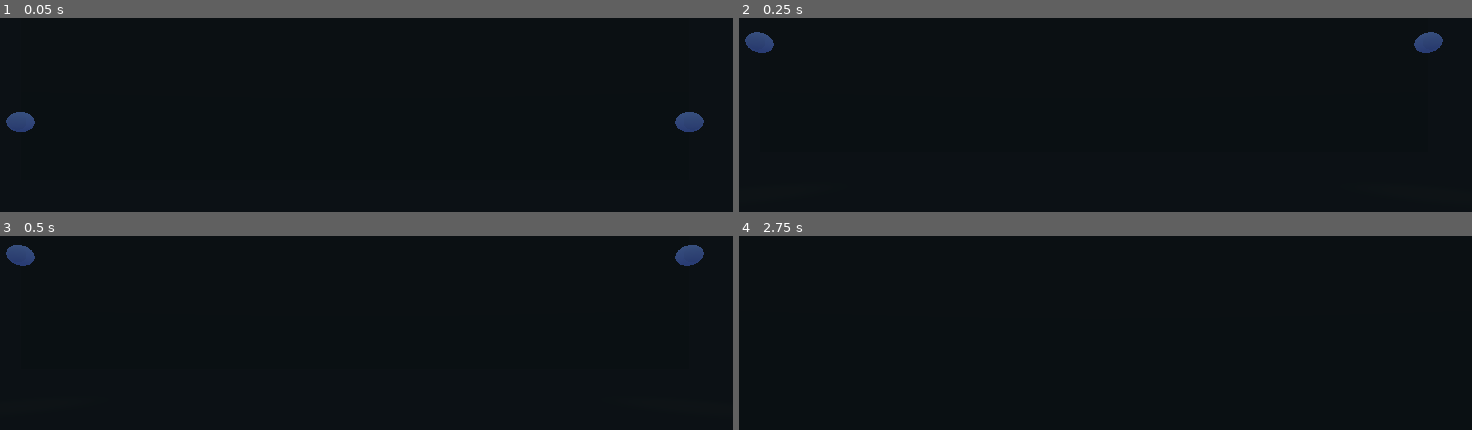
Above: before the commit, frames 1-4 (two rows, left to right).
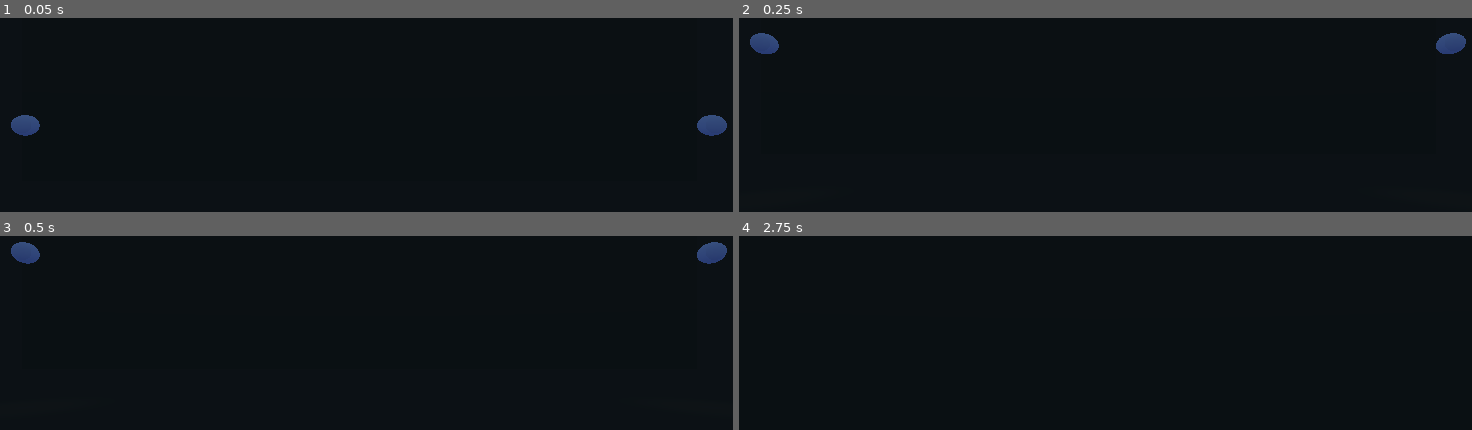
Above: after the commit, the same moments.

Repository: NickCheng0921/curveshot
Game: Godot game, scene res://Scenes/Main.tscn
Same seed, same stepped clock (60 frames per second), same inputs: the game is played once before the commit and once after it.
Inputs (mouse positions are in pixels of both pictures, inside the frame that each line leads up to):
- Up to frame 1 (0.05 s): no input
- Up to frame 2 (0.25 s): no input
- Up to frame 3 (0.5 s): no input
- Up to frame 4 (2.75 s): move the mouse to (1134, 346) at 0.52 s; hold W (move_forward) from 0.53 s (still down); click (1134, 346) at 0.6 s; tap Space (jump) at 0.77, 1.52 s; move the mouse to (1054, 350) at 1.27 s; click (1054, 350) at 1.35 s; tap Enter at 2 s; move the mouse to (1112, 340) at 2.02 s; click (1112, 340) at 2.1 s

The runs differ from the first frame. In frame 1, 0.8% of the frame differs, in the area x 0-100%, y 48-61%; in frame 2, 0.7%; in frame 3, 0.8%, in the area x 0-100%, y 3-16%; in frame 4, less than 0.1%.

Commit message:
Demo Game created
 - added in movable target
 - added in target textures
 - target has random movement
 - hit target with curve shot to ring

Diff:
--- /dev/null
+++ b/3dDemo/Materials/target.tres
@@ -0,0 +1,4 @@
+[gd_resource type="SpatialMaterial" format=2]
+
+[resource]
+albedo_color = Color( 1, 0, 0, 1 )
--- /dev/null
+++ b/3dDemo/Materials/target_hit.tres
@@ -0,0 +1,4 @@
+[gd_resource type="SpatialMaterial" format=2]
+
+[resource]
+albedo_color = Color( 0, 1, 0.0627451, 1 )
--- a/3dDemo/Scenes/Bullet.tscn
+++ b/3dDemo/Scenes/Bullet.tscn
@@ -8,7 +8,7 @@
 
 [node name="Bullet" type="KinematicBody"]
 collision_layer = 0
-collision_mask = 4
+collision_mask = 6
 script = ExtResource( 1 )
 
 [node name="CollisionShape" type="CollisionShape" parent="."]
--- a/3dDemo/Scenes/Main.tscn
+++ b/3dDemo/Scenes/Main.tscn
@@ -1,7 +1,8 @@
-[gd_scene load_steps=3 format=2]
+[gd_scene load_steps=4 format=2]
 
 [ext_resource path="res://Scenes/Player.tscn" type="PackedScene" id=1]
 [ext_resource path="res://Scenes/Temple.tscn" type="PackedScene" id=2]
+[ext_resource path="res://Scenes/Target.tscn" type="PackedScene" id=3]
 
 [node name="Main" type="Node"]
 
@@ -11,3 +12,9 @@
 [node name="Bullets" type="Node" parent="."]
 
 [node name="Temple" parent="." instance=ExtResource( 2 )]
+transform = Transform( 1, 0, 0, 0, 1, 0, 0, 0, 1, 0.396156, -0.102676, 0.25643 )
+
+[node name="Targets" type="Spatial" parent="."]
+
+[node name="main target" parent="Targets" instance=ExtResource( 3 )]
+transform = Transform( 1, 0, 0, 0, 1, 0, 0, 0, 1, 0, 11.2805, 0 )
--- /dev/null
+++ b/3dDemo/Scenes/Target.tscn
@@ -0,0 +1,25 @@
+[gd_scene load_steps=6 format=2]
+
+[ext_resource path="res://Scripts/Target.gd" type="Script" id=1]
+[ext_resource path="res://Materials/target.tres" type="Material" id=2]
+[ext_resource path="res://Sounds/taco_bong.wav" type="AudioStream" id=3]
+
+[sub_resource type="BoxShape" id=1]
+
+[sub_resource type="CubeMesh" id=2]
+
+[node name="Target" type="KinematicBody"]
+collision_layer = 2
+collision_mask = 4
+script = ExtResource( 1 )
+
+[node name="CollisionShape" type="CollisionShape" parent="."]
+shape = SubResource( 1 )
+
+[node name="MeshInstance" type="MeshInstance" parent="."]
+mesh = SubResource( 2 )
+material/0 = ExtResource( 2 )
+
+[node name="AudioStreamPlayer" type="AudioStreamPlayer" parent="."]
+stream = ExtResource( 3 )
+volume_db = -20.0
--- a/3dDemo/Scenes/Temple.tscn
+++ b/3dDemo/Scenes/Temple.tscn
@@ -26,6 +26,10 @@
 [sub_resource type="CubeMesh" id=11]
 
 [sub_resource type="CubeMesh" id=12]
+
+[sub_resource type="BoxShape" id=13]
+
+[sub_resource type="BoxShape" id=14]
 
 [node name="Temple" type="Spatial"]
 
@@ -85,7 +89,8 @@
 shape = SubResource( 10 )
 
 [node name="roof" type="StaticBody" parent="."]
-editor/display_folded = true
+collision_layer = 4
+collision_mask = 0
 
 [node name="roof -x" type="MeshInstance" parent="roof"]
 transform = Transform( 18.7939, -0.34202, 0, 6.8404, 0.939693, 0, 0, 0, 30, -10, 35, 0 )
@@ -96,6 +101,14 @@
 transform = Transform( 18.7939, 0.34202, 0, -6.8404, 0.939693, 0, 0, 0, 30, 10, 35, 0 )
 mesh = SubResource( 12 )
 material/0 = null
+
+[node name="roof -x cs" type="CollisionShape" parent="roof"]
+transform = Transform( 18.7939, -0.34202, 0, 6.8404, 0.939693, 0, 0, 0, 30, -10, 35, 0 )
+shape = SubResource( 13 )
+
+[node name="roof +x cs" type="CollisionShape" parent="roof"]
+transform = Transform( 18.7939, 0.34202, 0, -6.8404, 0.939693, 0, 0, 0, 30, 10, 35, 0 )
+shape = SubResource( 14 )
 
 [node name="GravNodes" type="Spatial" parent="."]
 editor/display_folded = true
--- a/3dDemo/Scripts/Bullet.gd
+++ b/3dDemo/Scripts/Bullet.gd
@@ -2,6 +2,7 @@
 
 var velocity := Vector3()
 export var lifespan = 3
+var primed := false #true if curved
 
 # Called when the node enters the scene tree for the first time.
 func _ready():
@@ -18,5 +19,6 @@
 func _process(delta):
 	var collision_info = move_and_slide(velocity, Vector3.UP)
 	if get_slide_count() > 0:
-		#print(get_slide_collision(0).collider.get_name())
+		if 'target' in get_slide_collision(0).collider.get_name() and primed:
+			get_slide_collision(0).collider.taco_bell()
 		queue_free()
--- a/3dDemo/Scripts/Grav Node.gd
+++ b/3dDemo/Scripts/Grav Node.gd
@@ -22,6 +22,7 @@
 		var distance = grav_node.global_transform.origin-bullet.global_transform.origin
 		#is bullet close enough to be curved?
 		if distance.length() < zone_length:
+			bullet.primed = true
 			distance = distance.normalized()
 			distance *= gravity
 			bullet.velocity += distance
--- a/3dDemo/Scripts/Player.gd
+++ b/3dDemo/Scripts/Player.gd
@@ -20,12 +20,21 @@
 var camera_input : Vector2
 var rotation_velocity : Vector2
 var y_rotation = 0
+var shoot_time_sec = .35
+var shoot_timer = null
+var can_shoot = true
 
 var velocity = Vector3.ZERO
 
 
 # Called when the node enters the scene tree for the first time.
 func _ready():
+	shoot_timer = Timer.new()
+	shoot_timer.set_one_shot(true)
+	shoot_timer.set_wait_time(shoot_time_sec)
+	shoot_timer.connect("timeout", self, "shoot_timeout")
+	add_child(shoot_timer)
+
 	Input.set_mouse_mode(Input.MOUSE_MODE_CAPTURED)
 
 func _input(event):
@@ -62,7 +71,7 @@
 		direction.z += 1
 	if Input.is_action_pressed("move_forward"):
 		direction.z -= 1
-	if Input.is_action_just_pressed("Shoot"):
+	if Input.is_action_just_pressed("Shoot") and can_shoot:
 		var bullet_instance = bullet.instance() #get class to instance a bullet object
 		var camera_degrees = camera.global_transform.basis.get_euler()
 
@@ -74,6 +83,9 @@
 		bullet_instance.velocity = bullet_velocity_vec #give the bullet it's initial velocity and spawn at barrel
 		get_tree().get_root().get_node("Main/Bullets").add_child(bullet_instance)
 		bullet_instance.global_transform.origin = barrel_point.global_transform.origin
+		#start timer
+		can_shoot = false
+		shoot_timer.start()
 
 	if direction != Vector3.ZERO:
 		direction = direction.normalized()
@@ -99,3 +111,6 @@
 		velocity.y += jump_impulse
 	velocity = velocity.rotated(y_axis, global_y_degree)
 	velocity = move_and_slide(velocity, Vector3.UP)
+
+func shoot_timeout():
+	can_shoot = true
--- /dev/null
+++ b/3dDemo/Scripts/Target.gd
@@ -0,0 +1,48 @@
+extends KinematicBody
+
+var taco_wait_time = 2.0 #seconds between hit sounds and color change
+var can_play_sound = true
+var taco_timer = null
+var color_red = SpatialMaterial.new()
+var color_green = SpatialMaterial.new()
+var velocity = Vector3(7, 0, 0)
+
+var y_axis := Vector3(0, 1, 0)
+var x_axis := Vector3(1, 0, 0)
+var z_axis := Vector3(0, 0, 1)
+var i := 0
+
+# Called when the node enters the scene tree for the first time.
+func _ready():
+	taco_timer = Timer.new()
+	taco_timer.set_one_shot(true)
+	taco_timer.set_wait_time(taco_wait_time)
+	taco_timer.connect("timeout", self, "taco_time_over")
+	add_child(taco_timer)
+
+	#setup colors
+	color_red.albedo_color = Color(255, 0, 0, 255)
+	color_green.albedo_color = Color(0, 255, 0, 255)
+
+func taco_bell():
+	if can_play_sound:
+		can_play_sound = false
+		#play sound
+		$AudioStreamPlayer.play()
+		#change color
+		$MeshInstance.set_material_override(color_green)
+		#start timer
+		taco_timer.start()
+
+func taco_time_over():
+	can_play_sound = true
+	$MeshInstance.set_material_override(color_red)
+
+func _process(delta):
+	if i >= 60:
+		velocity = velocity.rotated(x_axis, randi())
+		velocity = velocity.rotated(y_axis, randi())
+		velocity = velocity.rotated(z_axis, randi())
+		i = 0
+	i += 1
+	move_and_slide(velocity, Vector3.UP)
Not shown: 1 places in 3dDemo/Scenes/Temple.tscn that only renumber resources
Not shown, added: 3dDemo/Sounds/taco_bong.wav.import
Not shown, added: 3dDemo/Sounds/taco_bong.wav
